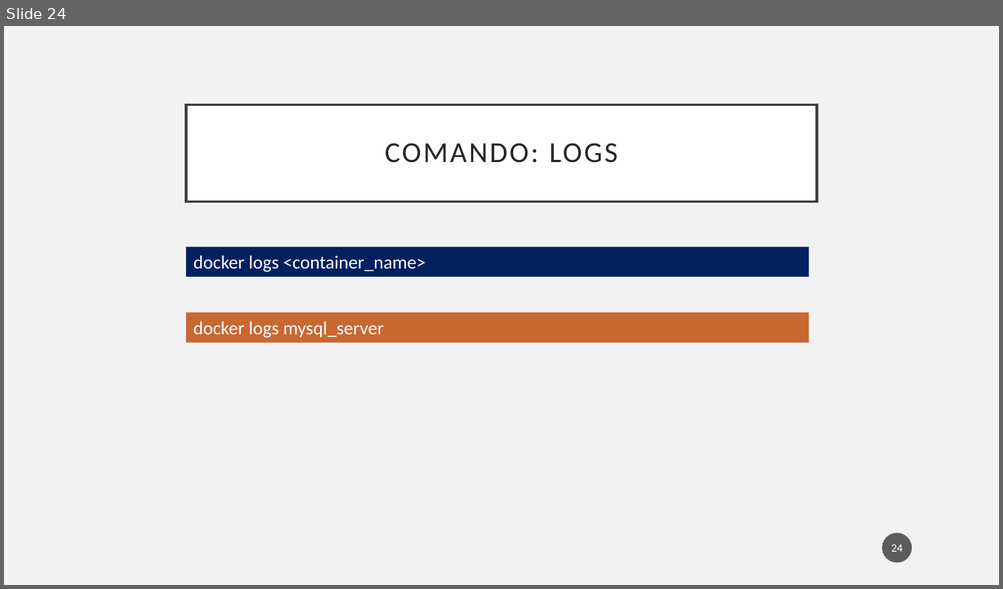
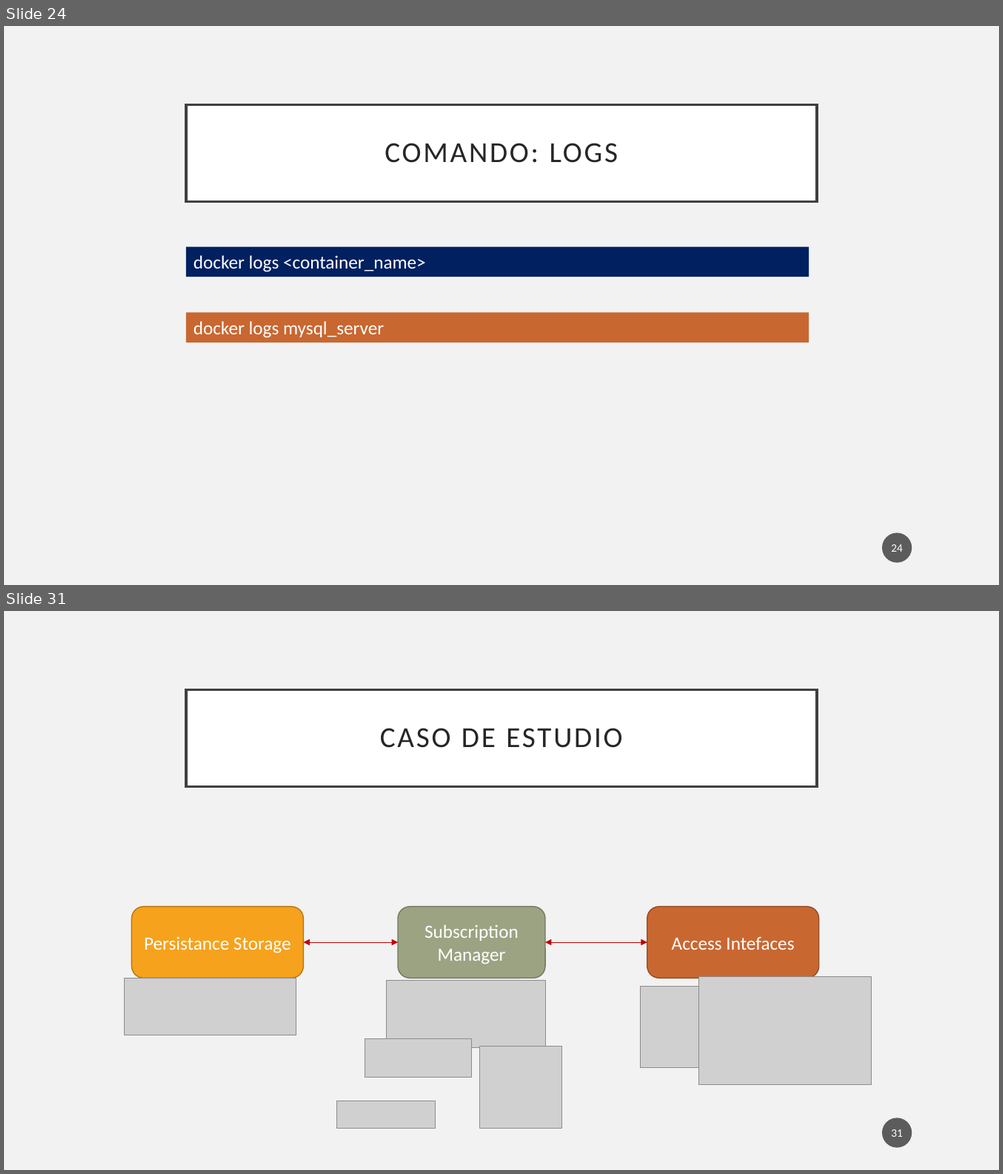
Before and after one commit to pablodevrzmz/python-docker-k8s-workshop, a slide deck: week 1/week_1_intro.pptx. Shown one above the other, each under a label of ours: slide 24 before the commit, slides 24 and 31 after it; the slides between them are not shown. The pictures are 1003x589 and 1003x1174 pixels, drawn with LibreOffice and Linux fonts; fonts in the diff are those of the drawing; grey boxes stand for pictures. Boxes give left, top, right and bottom in pixels: in the first picture for what was removed or moved away, otherwise in the second. Text is boxed around its words. In the diff, an @@ line names an element or a change of style, - is before the commit and + after.

```diff
--- a/week 1/week_1_intro.pptx
+++ b/week 1/week_1_intro.pptx
@@ slide 31 added at [4,611,999,1170], background #F2F2F2 @@
@@ title added at [186,689,817,786], fill #FFFFFF, outline #404040 2.5 pt, 28 pt, text #262626 @@
+CASO DE ESTUDIO
@@ rounded rectangle added at [131,907,303,979], fill #F6A21D, outline #B67815 1 pt, 18 pt, text #FFFFFF @@
+Persistance Storage
@@ rounded rectangle added at [398,907,545,979], fill #9CA383, outline #737961 1 pt, 18 pt, text #FFFFFF @@
+Subscription Manager
@@ rounded rectangle added at [647,907,819,979], fill #C96731, outline #954C24 1 pt, 18 pt, text #FFFFFF @@
+Access Intefaces
@@ double arrow added from (303, 943) to (398, 943), #C00000 0.5 pt @@
@@ double arrow added from (545, 943) to (647, 943), #C00000 0.5 pt @@
@@ picture added at [124,978,296,1036] @@
@@ picture added at [386,980,545,1048] @@
@@ picture added at [640,986,722,1068] @@
@@ picture added at [699,977,871,1085] @@
@@ picture added at [365,1039,472,1077] @@
@@ picture added at [480,1047,562,1129] @@
@@ picture added at [337,1101,435,1129] @@
@@ page number added at [882,1119,912,1148], fill #1D1D1D at 70% opacity, 11 pt, text #FFFFFF @@
+31
```
Also in this commit, not shown: 1 slide changed, 9 other slides added, 6 other files.
